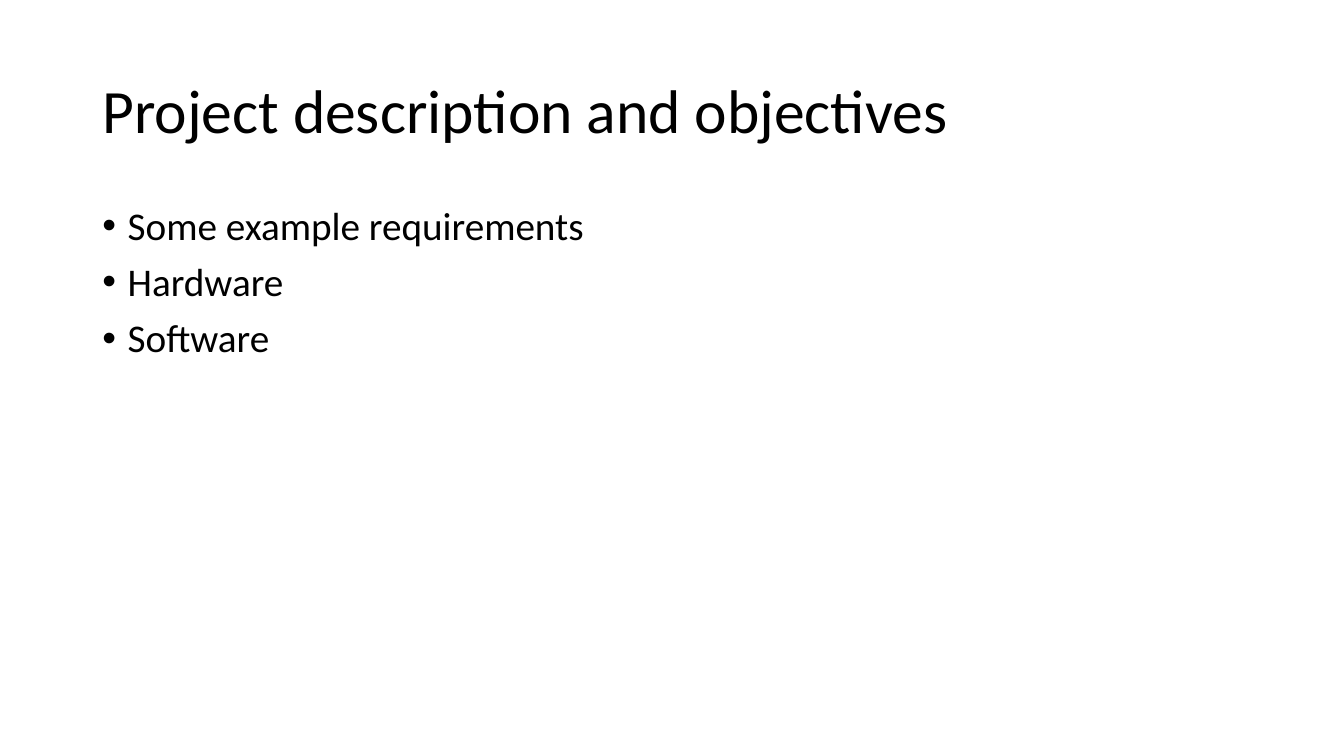
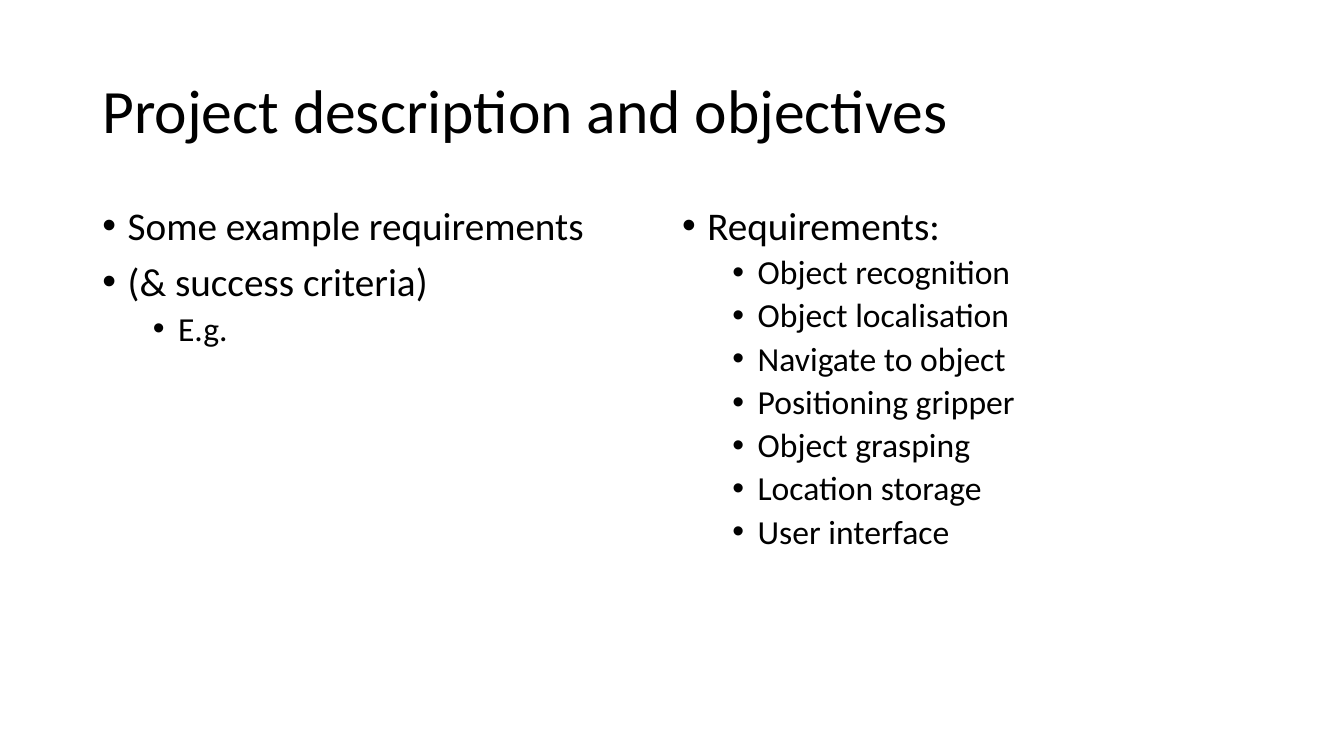
Before and after one commit to PROJ515/PROJ515-documentation, a slide deck: slide 4 of IP and exec plan presentation/IP-execc-plan-presentation.pptx (slide 3 before the commit). Drawn at 1344x756 pixels with LibreOffice and Linux fonts; fonts in the diff are those of the drawing. Boxes give left, top, right and bottom in pixels: in the first picture for what was removed or moved away, otherwise in the second. Text is boxed around its words. In the diff, an @@ line names an element or a change of style, - is before the commit and + after.

Commit message:
updated ppt

```diff
--- a/IP and exec plan presentation/IP-execc-plan-presentation.pptx
+++ b/IP and exec plan presentation/IP-execc-plan-presentation.pptx
@@ text added at box(707, 213, 1015, 545), 24 pt, text #000000 @@
+• Requirements:
+  • Object recognition
+  • Object localisation
+  • Navigate to object
+  • Positioning gripper
+  • Object grasping
+  • Location storage
+  • User interface
@@ text at box(175, 267, 428, 347): text changed @@
-• Hardware
-• Software
+• (& success criteria)
+  • E.g.
```
Also in this commit, not shown: 2 other slides changed, 4 slides added, 1 slide removed, 1 other file.
